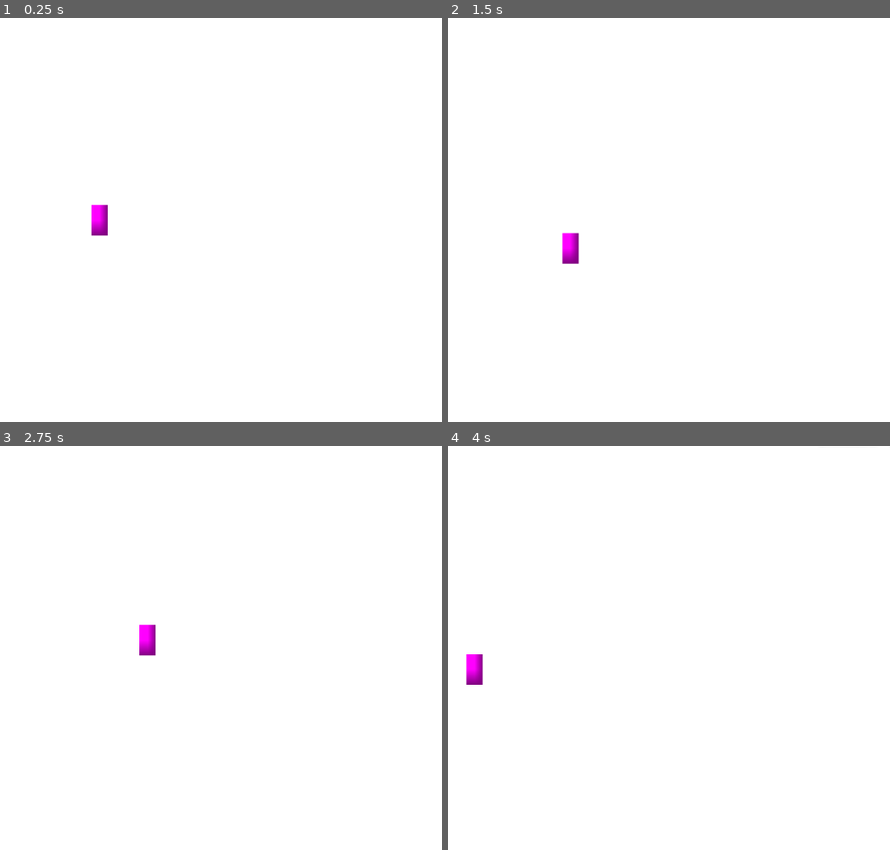
Above: before the commit, frames 1-4 (two rows, left to right).
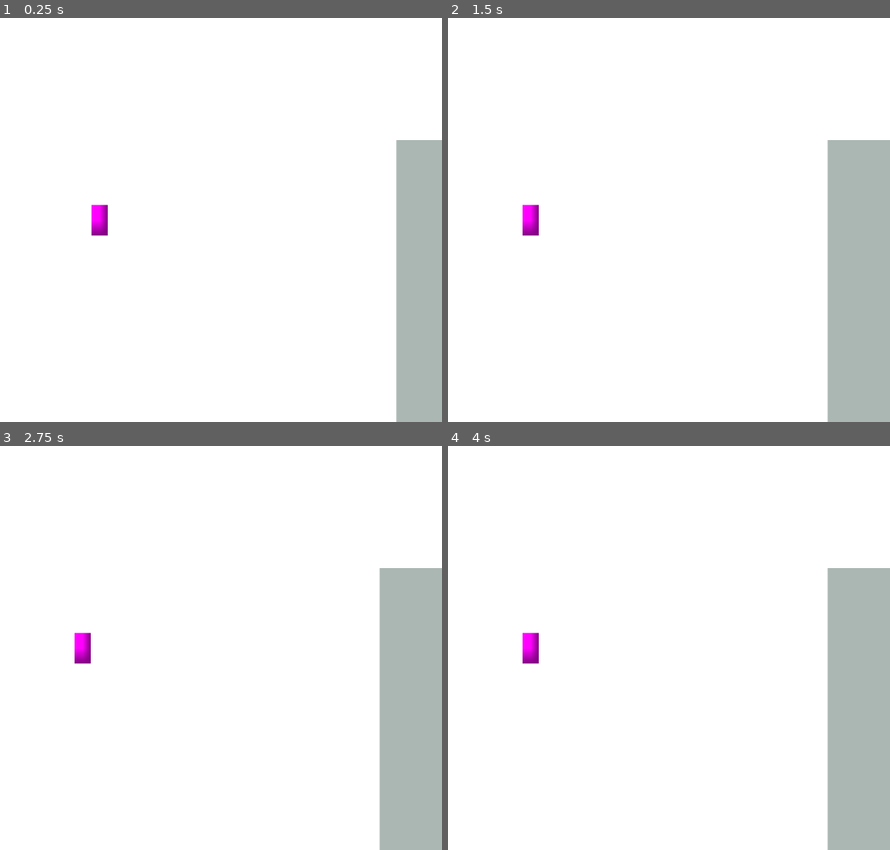
Above: after the commit, the same moments.

Repository: kit-solent/refrigerate
Game: Godot game, scene res://core/ingame.tscn
The game is run twice, just before and just after one commit, with the same random seed, the same clock (stepped at 60 frames per second) and the same inputs. Sound files missing from this copy of the repository are replaced by a short silence.
Inputs:
- Up to frame 1 (0.25 s): no input
- Up to frame 2 (1.5 s): hold Right (player right) 0.53-1.28 s; hold Down (player backward) from 1.28 s (still down)
- Up to frame 3 (2.75 s): release Down (player backward) at 2.03 s; hold Right (player right) from 2.03 s (still down)
- Up to frame 4 (4 s): release Right (player right) at 2.78 s; hold Up (player forward) 2.78-3.53 s; hold Left (player left) from 3.53 s (still down)

The runs differ from the first frame. In frame 1, 7.2% of the frame differs, in the area x 89-100%, y 30-100%; in frame 2, 11%, in the area x 16-100%, y 30-100%; in frame 3, 11%; in frame 4, 11%.
Error before the commit: Invalid access to property or key 'modes' on a base object of type 'Node (core.gd)'. (res://core/player/player.gd:114)
Error after the commit: Parse Error: Identifier "top_down" not declared in the current scope. (res://core/player/player.gd:73)

Commit message:
SaveBot commit at 2025-11-24 12:55:01

Diff:
--- a/core/player/player.gd
+++ b/core/player/player.gd
@@ -1,48 +1,23 @@
 class_name Player extends RigidBody2D
-## A player is an in-game entity controlled by either the local user or a remote
-## player. Note that this class is not a functional player by itself and the player
-## scene should be used instead. i.e. use load("res://core/player/player.tscn") instead of Player.new().
-## This class can be used to access the data ascociated with players such as the modes enum or
-## mode_transforms dictionary.
-
-enum modes {TopDown, ## The player can move in any direction and there is no gravity.
-			PlatformerDown, ## Gravity acts down.
-			PlatformerLeft, ## Gravity acts to the left.
-			PlatformerUp, ## Gravity acts up.
-			PlatformerRight ## Gravity acts to the right.
-}
+## A player is an in-game entity controlled by either the local user or a remote player.
+## Note that this class is not a functional player by itself and the player scene should
+## be used instead. i.e. use load("res://core/player/player.tscn") instead of Player.new().
+## This class can be used to access the data ascociated with players such as the modes enum
+## or mode_transforms dictionary.
 
 ## These are the different ways that the player can move in top down mode.
 enum topdown_options {
-	EightDirectional, ## The player always faces upwards and uses the 4 movment keys to move around.
-	TurnAndMove, ## The player uses the left and right movment keys to turn and the forward and backward keys to move.
-	Mouse ## The player always faces the mouse and can move left/right/up/down using the movment keys.
+	## The player always faces upwards and uses the 4 movment keys to move around.
+	EightDirectional,
+	## The player uses the left and right movment keys to turn and the forward and backward keys to move.
+	TurnAndMove,
+	## The player always faces the mouse and can move left/right/up/down using the movment keys.
+	Mouse
 }
 
-## These are the Transform2Ds for the 5 modes.
-## They are used for gravity, jump, and movment
-## calculations so the TopDown transform should
-## nullify any vectors to which it is applied.
-var mode_transforms = {
-	0: Transform2D(0, Vector2.ZERO, 0, Vector2.ZERO), # TopDown mode has no direction in this sense so apply a 0 scale.
-	1: Transform2D(0 * TAU/4, Vector2.ZERO),
-	2: Transform2D(1 * TAU/4, Vector2.ZERO),
-	3: Transform2D(2 * TAU/4, Vector2.ZERO),
-	4: Transform2D(3 * TAU/4, Vector2.ZERO),
-}
-
-var mode_names = ["TopDown", "PlatformerDown", "PlatformerLeft", "PlatformerUp", "PlatformerRight"]
-var mode_colours = [
-	Color("ff000037"),
-	Color("2428987b"),
-	Color("00ff0033"),
-	Color("ffff0069"),
-	Color("ff00ff5f")
-]
-
-## The mode of movment used by this player, often deffined by the region of the map they are in.
-## The default mode with a value of 0 is top down with no gravity.
-@export var mode:modes = modes.TopDown
+## The direction that gravity points in. If Vector2.ZERO then the
+## player is in top down mode.
+@export var gravity_direction:Vector2 = Vector2.ZERO
 
 ## The movment options for when the player is in top down mode.
 @export var topdown_setup:topdown_options = topdown_options.EightDirectional
@@ -59,7 +34,7 @@
 	var dir
 	var rot
 
-	if mode == modes.TopDown: # TopDown mode.
+	if gravity_direction == Vector2.ZERO:
 		if topdown_setup in [topdown_options.EightDirectional,topdown_options.Mouse]:
 			dir = Input.get_vector("player left", "player right", "player forward", "player backward")
 		elif topdown_setup == topdown_options.TurnAndMove:
@@ -80,20 +55,7 @@
 		linear_velocity += get_gravity()*state.step
 
 		dir = Input.get_axis("player left", "player right")
-		if dir:
-			if mode == modes.PlatformerDown:
-				linear_velocity.x = lerp(linear_velocity.x,dir*move_velocity,acceleration*state.step)
-			elif mode == modes.PlatformerUp:
-				linear_velocity.x = lerp(linear_velocity.x,-dir*move_velocity,acceleration*state.step)
-			elif mode == modes.PlatformerLeft:
-				linear_velocity.y = lerp(linear_velocity.y,dir*move_velocity,acceleration*state.step)
-			elif mode == modes.PlatformerRight:
-				linear_velocity.y = lerp(linear_velocity.y,-dir*move_velocity,acceleration*state.step)
-		else:
-			if mode in [modes.PlatformerDown,modes.PlatformerUp]: # If the gravity direction is down or up.
-				linear_velocity.x = lerp(linear_velocity.x,0.0,deacceleration*state.step)
-			elif mode in [modes.PlatformerLeft,modes.PlatformerRight]: # If the gravity direction is left or right.
-				linear_velocity.y = lerp(linear_velocity.y,0.0,deacceleration*state.step)
+		# TODO
 
 		# apply jump forces.
 		if Input.is_action_just_pressed("player jump"):
@@ -107,11 +69,11 @@
 		pass
 
 var update = false
-func set_mode(_mode:modes):
-	mode = _mode
-	print(mode)
+func set_gravity_mode(_top_down:bool, direction:Vector2):
+	top_down = _top_down
+	gravity_direction = direction
 	update = true # let the _integrate_forces function know that we need to update our direciton.
-	if mode == Core.modes.TopDown:
+	if top_down:
 		$topdown_collision.set_deferred("disabled", false)
 		$platformer_collision.set_deferred("disabled", true)
 	else:
--- a/core/player/player.tscn
+++ b/core/player/player.tscn
@@ -19,7 +19,15 @@
 max_contacts_reported = 16
 linear_damp = 40.0
 script = ExtResource("1_ryxhe")
-move_velocity = 600.0
+top_down = null
+gravity_direction = null
+topdown_setup = null
+move_velocity = null
+rotational_velocity = null
+jump_velocity = null
+acceleration = null
+deacceleration = null
+terminal_velocity = null
 
 [node name="platformer_collision" type="CollisionShape2D" parent="."]
 shape = SubResource("CapsuleShape2D_6jli1")
--- a/features/gravity_overide/mode_overide.gd
+++ b/features/gravity_overide/mode_overide.gd
@@ -1,11 +1,10 @@
 extends Area2D
-@export_enum("TopDown","PlatformerDown","PlatformerLeft","PlatformerUp","PlaformerRight") var mode=1
 
 var gravity_shader = preload("res://core/resources/shaders/gravity.gdshader")
 
 func _on_body_entered(body):
 	if body.is_in_group("players"):
-		body.set_mode(mode)
+		body.set_gravity_mode(gravity_direction)
 
 func set_polygon(polygon:PackedVector2Array):
 	if not $collision:
@@ -14,7 +13,7 @@
 	$collision.polygon = polygon
 	$visuals.polygon = polygon
 
-func set_mode(_mode:int):
+func set_gravity_direction():
 	mode = _mode
 	add_to_group(Core.mode_names[mode])
 	$visuals.material.shader = gravity_shader
--- a/features/gravity_overide/mode_overide.tscn
+++ b/features/gravity_overide/mode_overide.tscn
@@ -6,8 +6,8 @@
 
 [node name="mode_overide" type="Area2D"]
 gravity_space_override = 3
-gravity_point_center = Vector2(0, -1)
-gravity_direction = Vector2(0, -1)
+gravity_point_center = Vector2(0, 0)
+gravity_direction = Vector2(0, 0)
 script = ExtResource("1_b20d0")
 
 [node name="collision" type="CollisionPolygon2D" parent="."]
